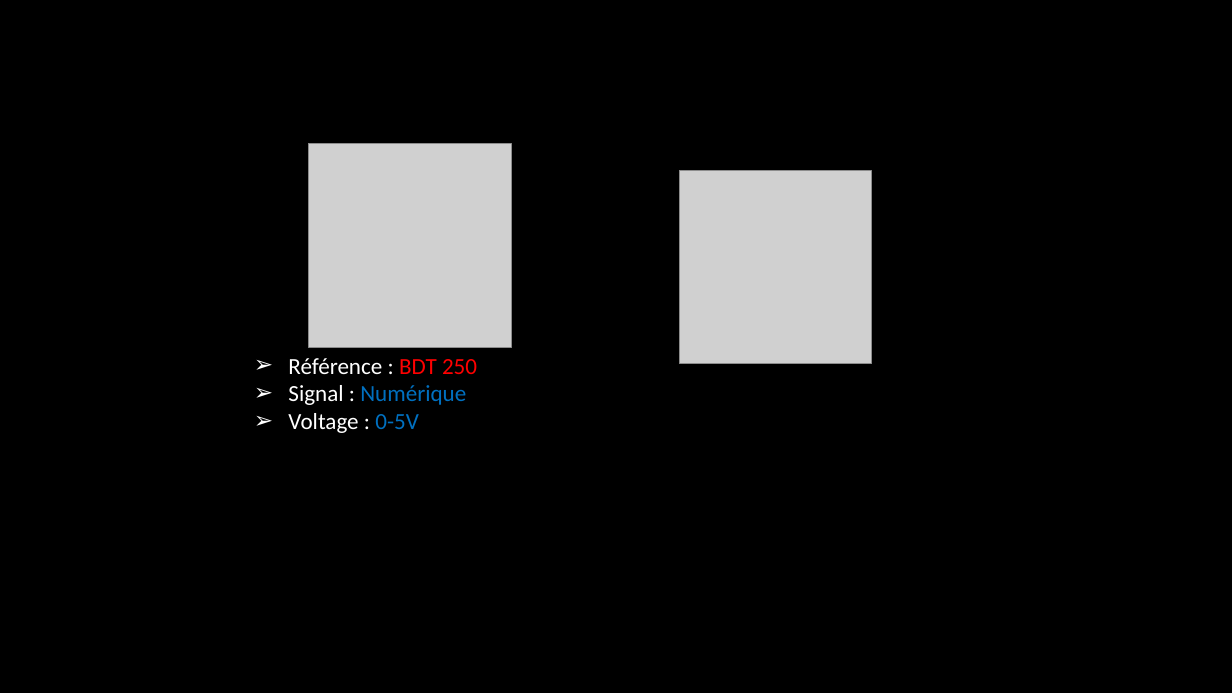
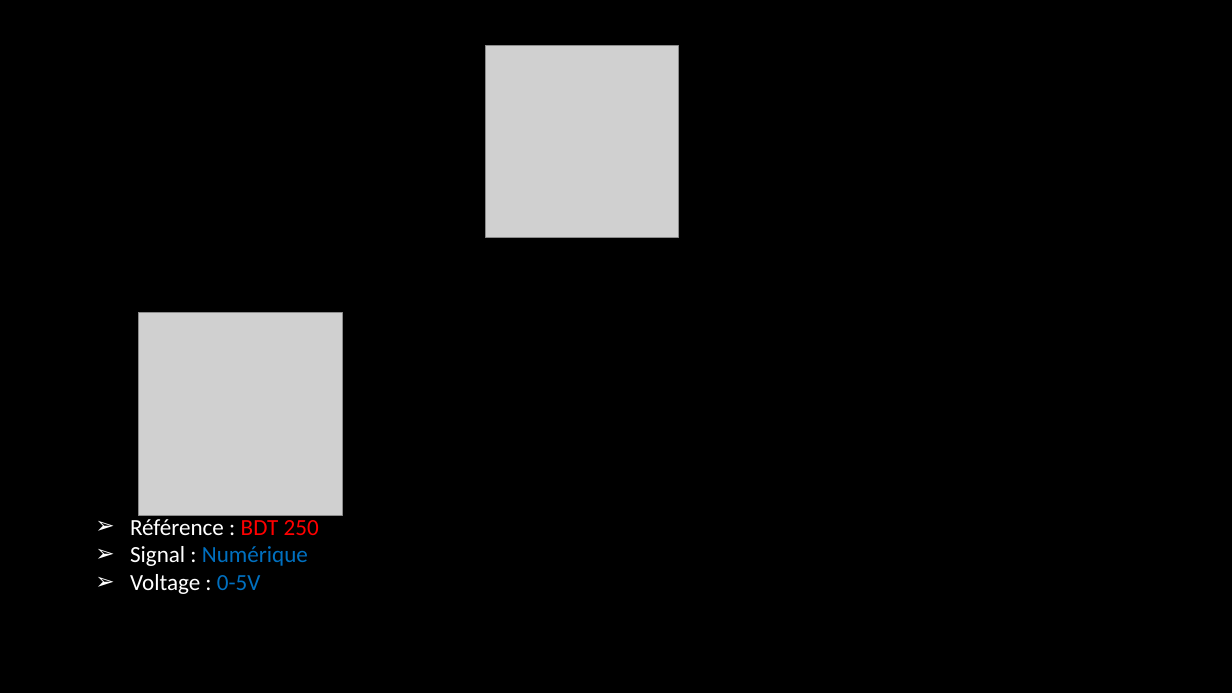
Before and after one commit to corentin-breny/Systeme_Escape_Game_13emePorte, a slide deck: slide 6 of Etudiants/Thomas/Revue Projet/Revue 1/Thomas Cadeau Revue 1.pptx. Drawn at 1232x693 pixels with LibreOffice and Linux fonts; fonts in the diff are those of the drawing; grey boxes stand for pictures; background and template pictures are left out. Boxes give left, top, right and bottom in pixels: in the first picture for what was removed or moved away, otherwise in the second. Text is boxed around its words. In the diff, an @@ line names an element or a change of style, - is before the commit and + after.

```diff
--- a/Etudiants/Thomas/Revue Projet/Revue 1/Thomas Cadeau Revue 1.pptx
+++ b/Etudiants/Thomas/Revue Projet/Revue 1/Thomas Cadeau Revue 1.pptx
@@ picture: place and size @@
-picture at [679,171,872,363]
+picture at [486,45,678,238]
@@ picture: place and size @@
-picture at [308,143,511,347]
+picture at [139,312,342,516]
@@ rectangle added at [86,331,352,631], fill #000000 at 50% opacity @@
@@ text "Référence : BDT 250" rewrapped from [288,358,477,433] to [130,515,319,594] @@
```
Also in this commit, not shown: 6 other files.
